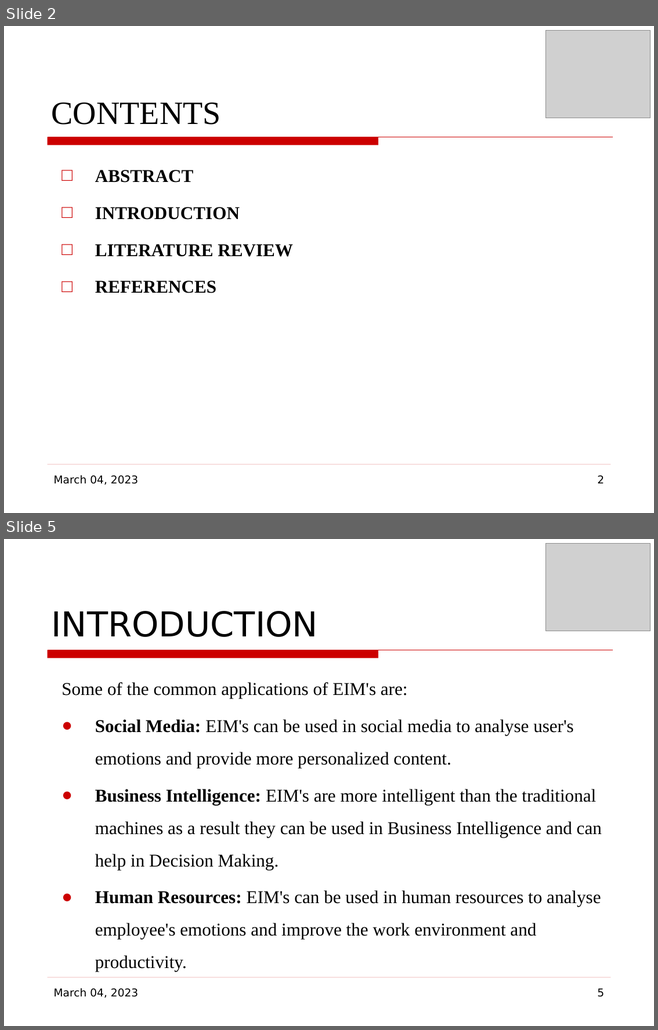
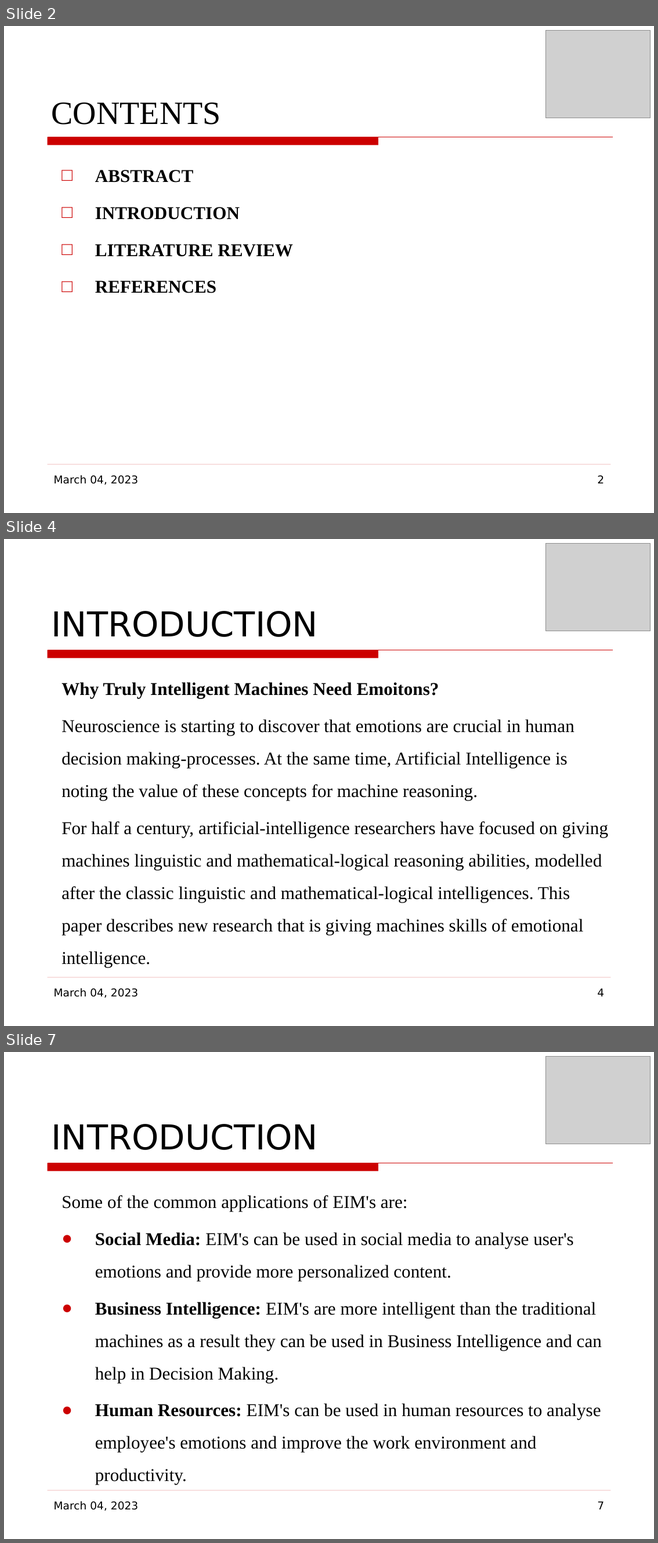
Before and after one commit to mohitlabs/Research, a slide deck: Emotionally Intelligent Machines(EIM's) & Sentiment Synthesis based on Ancient Vedic Astrology/Conference Paper.odp. Shown one above the other, each under a label of ours: slides 2 and 5 before the commit, slides 2, 4 and 7 after it; the slides between them are not shown. The pictures are 658x1030 and 658x1543 pixels, drawn with LibreOffice and Linux fonts; fonts in the diff are those of the drawing; grey boxes stand for pictures; background and template pictures are left out. Boxes give left, top, right and bottom in pixels: in the first picture for what was removed or moved away, otherwise in the second. Text is boxed around its words. In the diff, an @@ line names an element or a change of style, - is before the commit and + after.

```diff
--- a/Emotionally Intelligent Machines(EIM's) & Sentiment Synthesis based on Ancient Vedic Astrology/Conference Paper.odp
+++ b/Emotionally Intelligent Machines(EIM's) & Sentiment Synthesis based on Ancient Vedic Astrology/Conference Paper.odp
@@ slide 4 added at (4, 539, 654, 1026), background picture (left out); not listed: 2 template elements that a slide beside it also shows @@
@@ picture added at (545, 544, 650, 631) @@
@@ title added at (52, 611, 318, 637), 38 pt, text #000000 @@
+INTRODUCTION
@@ text added at (61, 682, 608, 967), 20 pt, text #000000 @@
+Why Truly Intelligent Machines Need Emoitons?
+Neuroscience is starting to discover that emotions are crucial in human decision making-processes. At the same time, Artificial Intelligence is noting the value of these concepts for machine reasoning.
+For half a century, artificial-intelligence researchers have focused on giving machines linguistic and mathematical-logical reasoning abilities, modelled after the classic linguistic and mathematical-logical intelligences. This paper describes new research that is giving machines skills of emotional intelligence.
@@ text added at (54, 988, 138, 998), 12 pt, text #000000 @@
+March 04, 2023
@@ page number added at (597, 988, 604, 997), 12 pt, text #000000 @@
+4
@@ what was slide 5 is now slide 7 @@
@@ page number at (597, 1501, 604, 1510): text changed @@
-5
+7
```
Also in this commit, not shown: 3 slides changed, 6 other slides added, 2 other files.
